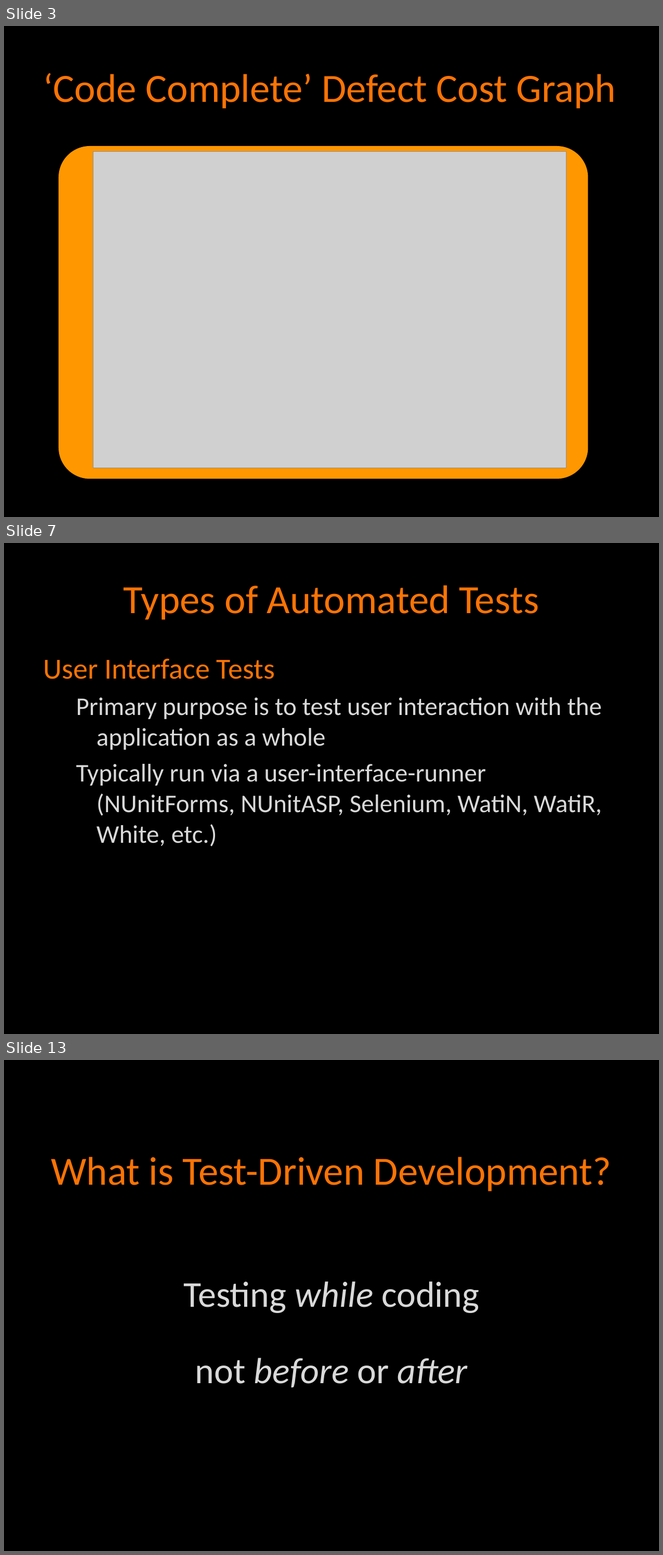
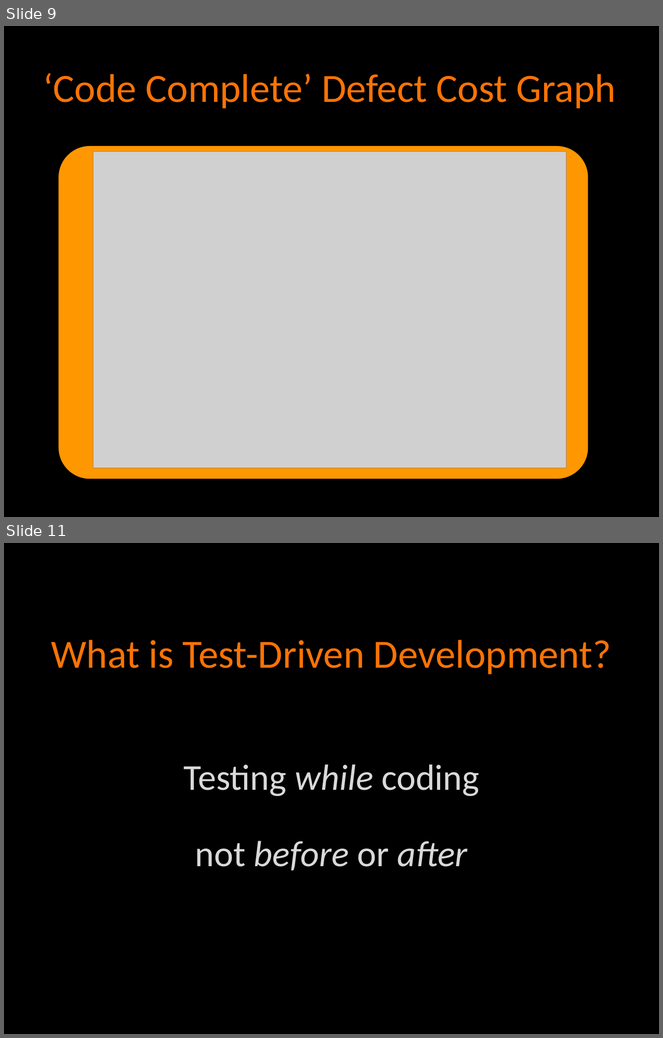
Before and after one commit to agilefire/November2010, a slide deck: Agile Firestarter Winter 2011 Test-Driven-Development.pptx. Shown one above the other, each under a label of ours: slides 3, 7 and 13 before the commit, slides 9 and 11 after it; the slides between them are not shown. The pictures are 663x1555 and 663x1038 pixels, drawn with LibreOffice and Linux fonts; fonts in the diff are those of the drawing; grey boxes stand for pictures. Boxes give left, top, right and bottom in pixels: in the first picture for what was removed or moved away, otherwise in the second. Text is boxed around its words. In the diff, an @@ line names an element or a change of style, - is before the commit and + after.

```diff
--- a/Agile Firestarter Winter 2011 Test-Driven-Development.pptx
+++ b/Agile Firestarter Winter 2011 Test-Driven-Development.pptx
@@ slide 7 removed at (4,543,659,1034), background #000000 @@
@@ title removed at (123,585,539,620) @@
-Types of Automated Tests
@@ text removed at (44,658,602,847) @@
-User Interface Tests
-  Primary purpose is to test user interaction with the application as a whole
-  Typically run via a user-interface-runner (NUnitForms, NUnitASP, Selenium, WatiN, WatiR, White, etc.)
@@ what was slide 3 is now slide 9 @@
@@ what was slide 13 is now slide 11 @@
```
Also in this commit, not shown: 10 slides changed, 10 slides added, 12 other slides removed.
